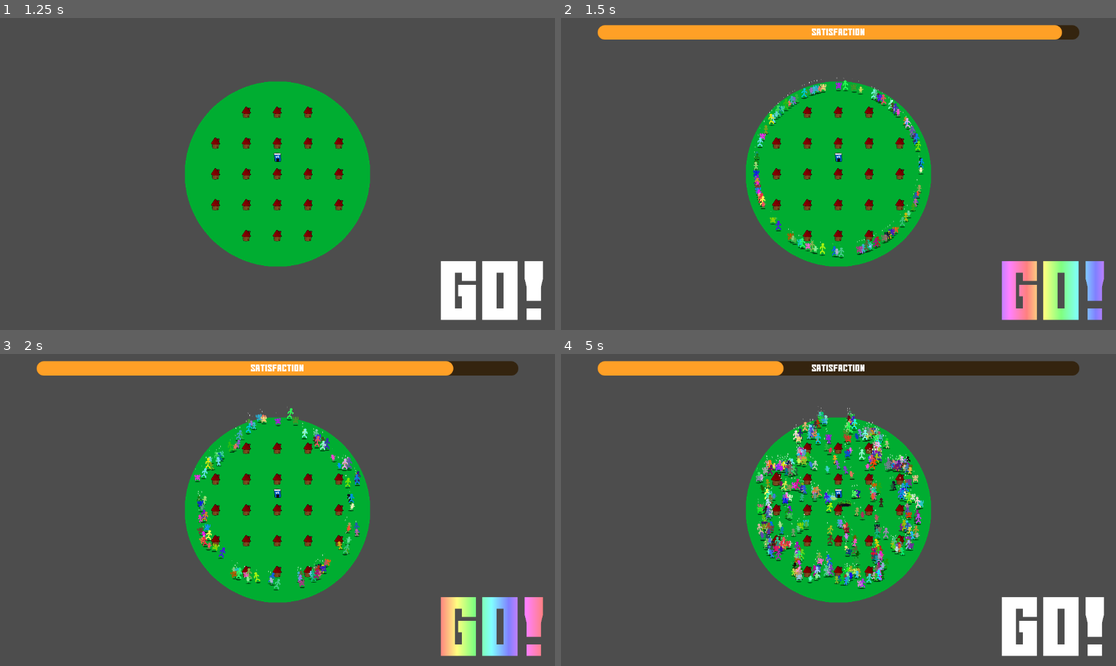
Above: before the commit, frames 1-4 (two rows, left to right).
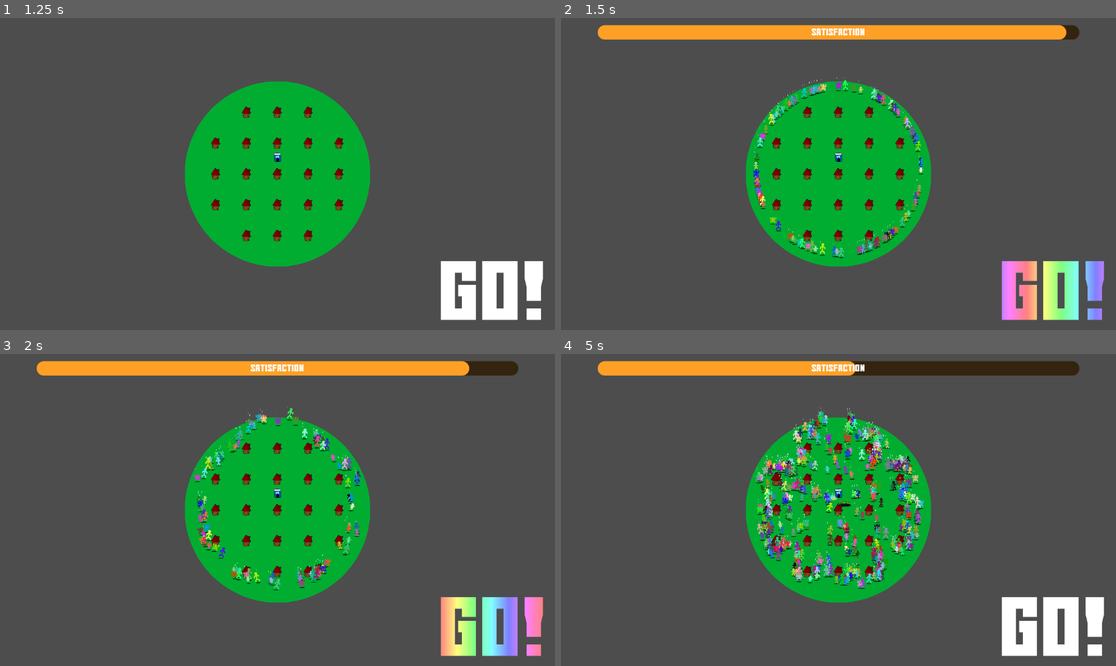
Above: after the commit, the same moments.

Repository: Viggzta/gmtk-jam-2024
Game: Godot game, scene res://main_menu.tscn
Same seed, same stepped clock (60 frames per second), same inputs: the game is played once before the commit and once after it. Sound files missing from this copy of the repository are replaced by a short silence.
Inputs (mouse positions are in pixels of both pictures, inside the frame that each line leads up to):
- Up to frame 1 (1.25 s): click (271, 130) at 0.5 s
- Up to frame 2 (1.5 s): click (1054, 289) at 1.25 s
- Up to frame 3 (2 s): no input
- Up to frame 4 (5 s): click (1054, 625) at 2 s; click (1054, 625) at 2.75 s; tap Enter at 3.5 s; move the mouse to (838, 494) at 3.52 s; press the mouse at (838, 494) at 3.53 s; move the mouse to (777, 478) at 4.27 s; release the mouse at (777, 478) at 4.28 s; tap B at 4.35 s; click (777, 478) at 4.42 s

Frame 1 is identical in both runs. In frame 2, less than 0.1% of the frame differs, in the area x 89-92%, y 2-7%; in frame 3, 0.1%; in frame 4, 0.6%, in the area x 38-54%, y 2-7%.

Commit message:
nerf difficulty

Diff:
--- a/src/scripts/ui/satisfaction_ui.gd
+++ b/src/scripts/ui/satisfaction_ui.gd
@@ -1,6 +1,6 @@
 extends Control
 
-const modifier: float = 0.2
+const modifier: float = 0.15
 
 signal lose
 signal win
